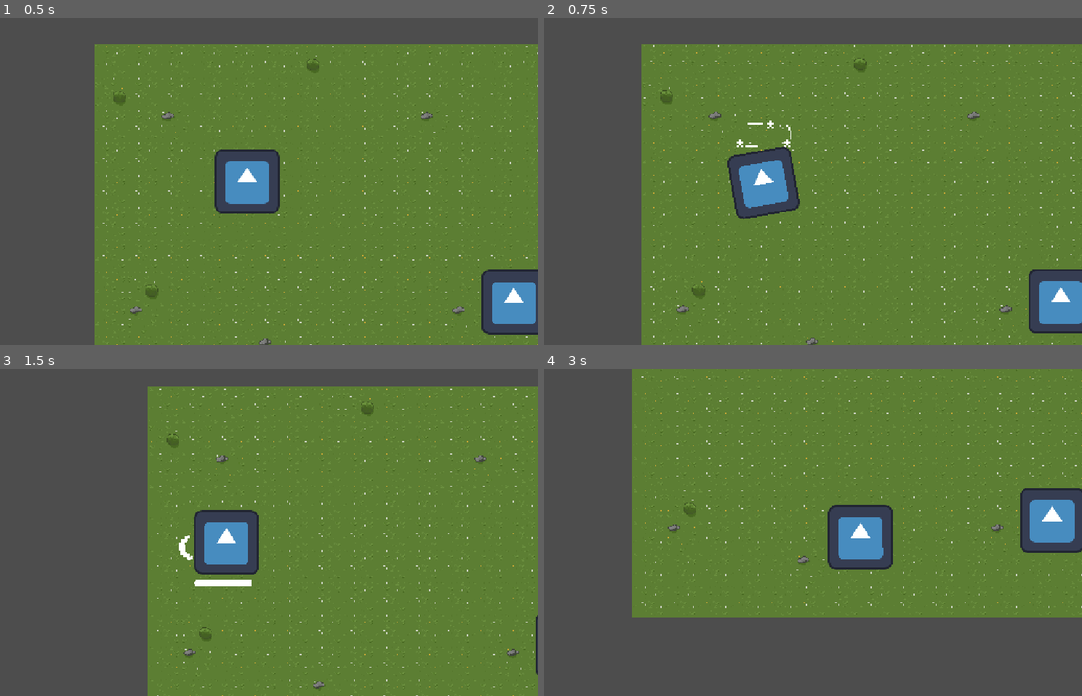
Above: before the commit, frames 1-4 (two rows, left to right).
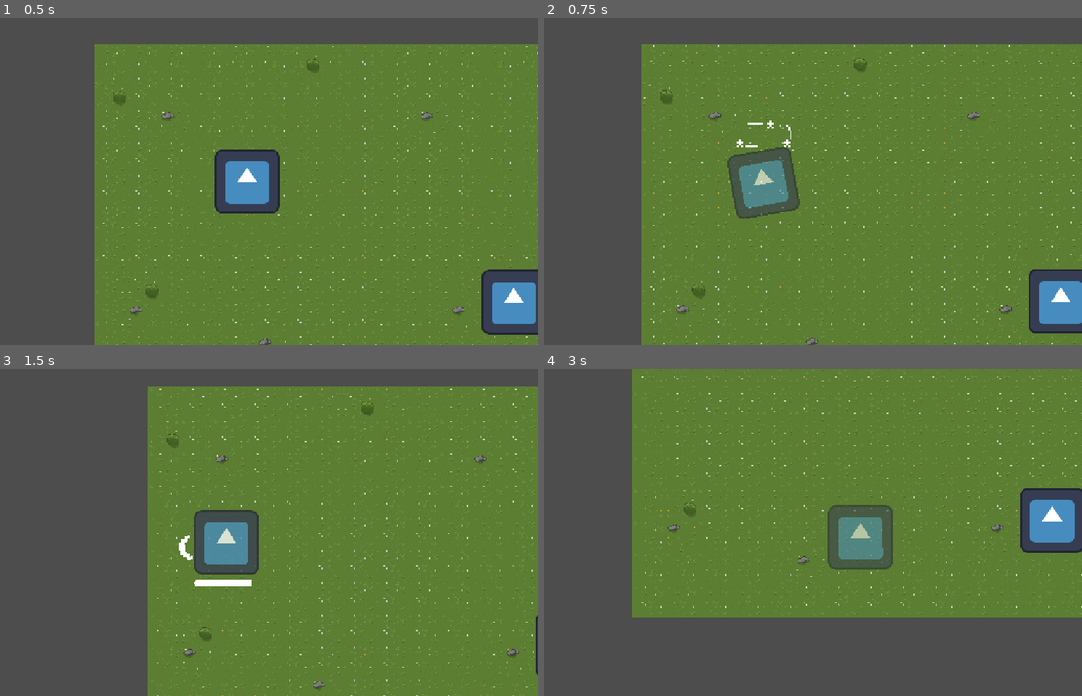
Above: after the commit, the same moments.

Repository: CplCanuck/mru-hacks-2026
Game: Godot game, scene res://assets/scenes/main.tscn
Two runs of this game, one before a commit and one after it. Both use one fixed random seed, a clock stepped at 60 frames per second and the inputs below. The engine's default icon, where the game draws it, is replaced by a stand-in: a white triangle on a blue panel in a dark square. Sound files missing from this copy of the repository are replaced by a short silence.
Inputs (mouse positions are in pixels of both pictures, inside the frame that each line leads up to):
- Up to frame 1 (0.5 s): no input
- Up to frame 2 (0.75 s): tap Enter at 0.5 s; move the mouse to (920, 165) at 0.52 s; hold D (right) from 0.53 s (still down); tap F (interact) at 0.6 s
- Up to frame 3 (1.5 s): move the mouse to (129, 548) at 1.27 s; release D (right) at 1.28 s; hold S (down) from 1.28 s (still down); click (129, 548) at 1.35 s
- Up to frame 4 (3 s): tap F (interact) at 1.55, 2.1, 2.85 s; move the mouse to (850, 460) at 2.02 s; release S (down) at 2.03 s; hold D (right) 2.03-2.78 s; move the mouse to (764, 597) at 2.77 s; hold W (up) from 2.78 s (still down)

Frame 1 is identical in both runs. In frame 2, 2.3% of the frame differs, in the area x 34-48%, y 39-62%; in frame 3, 1.0%; in frame 4, 2.4%, in the area x 52-65%, y 41-62%.

Commit message:
Add Player Invincibility Pulse Effect

Diff:
--- a/assets/objects/player.gd
+++ b/assets/objects/player.gd
@@ -8,6 +8,7 @@
 @export var stun_duration : float = 0.75
 @export var stun_knockback_force := 700.0
 
+@onready var player_sprite: Sprite2D = $"Player Sprite"
 @onready var attack_pivot: Marker2D = $"Attack Pivot"
 @onready var attack_cooldown: Timer = $"Attack Cooldown"
 @onready var bark_collider: CollisionShape2D = $"Attack Pivot/Attackbox/CollisionShape2D"
@@ -26,6 +27,11 @@
 	# Change out for enemy hit once we have enemies
 	if Input.is_action_just_pressed("interact"):
 		handle_damage(global_position.direction_to(get_global_mouse_position()).normalized())
+
+	if is_invincible:
+		run_invincibility_animation()
+	else:
+		player_sprite.modulate = Color(1.0, 1.0, 1.0, 1.0)
 
 	handle_walk_animation()
 	handle_attack_click()
@@ -74,6 +80,7 @@
 
 	# set invincibility
 	is_invincible = true
+	player_sprite.modulate = Color(1.0, 1.0, 1.0, 0.6)
 	invincibility_timer.start(invincibility_duration)
 
 	# set stun
@@ -82,6 +89,12 @@
 	if !stun_timer.is_stopped():
 		stun_timer.stop()
 	stun_timer.start(stun_duration)
+
+func run_invincibility_animation():
+	var time = Time.get_ticks_msec() # Not divided for smoother pulse
+	var pulse_speed := 0.03 # Higher is faster
+	var alpha_value = 0.25 * sin(time * pulse_speed) + 0.75
+	player_sprite.modulate = Color(1.0, 1.0, 1.0, alpha_value)
 
 
 
@@ -96,6 +109,7 @@
 
 func _on_invincibility_timer_timeout() -> void:
 	is_invincible = false
+	player_sprite.modulate = Color(1.0, 1.0, 1.0, 1.0)
 
 func _on_stun_timer_timeout() -> void:
 	is_stunned = false
